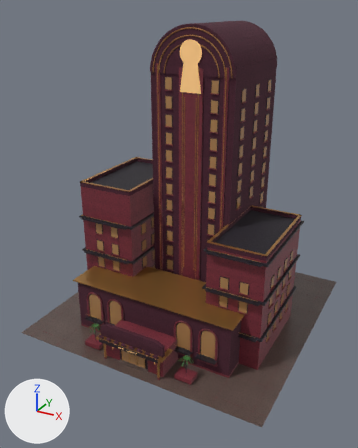
The glTF model game/assets/desert-dreams-3d/258-blender.glb: old version first, new version second.
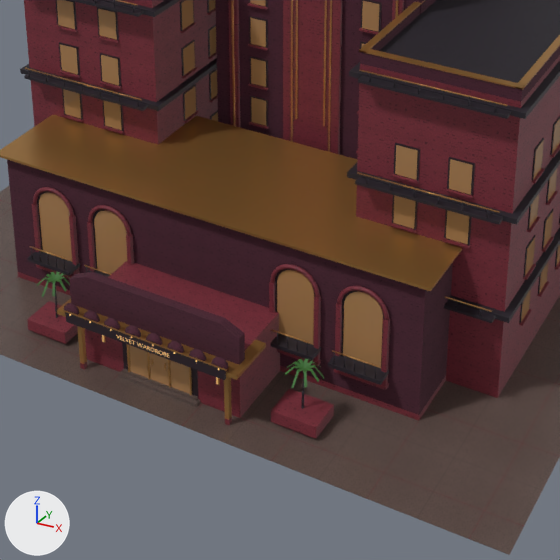
Old and new are each drawn whole from a 50 mm lens placed at (51.4, -100.7, 73.2), pointed at (-1.1, -5.3, 25.5) and again close up on the part from 21% to 78% of the width and 50% to 96% of the height. Arrows for +X, +Y and +Z are at lower left; the lights stay in place. The first two pictures are the older version. Objects named as collision shapes, trigger or cutter boxes, shadow casters or lower levels of detail are left out.

Script lines for the objects in view, before the commit:
```python
me_velvet_carpet = bpy.data.meshes.new('velvet carpet')
me_velvet_carpet.from_pydata(...)  # 342 vertices, 620 faces; spans x -23.0..24.5, y -30.2..19.8, z 0.6..70.0
me_velvet_carpet.materials.append(mat_carpet___brick)
me_velvet_glass = bpy.data.meshes.new('velvet glass')
me_velvet_glass.from_pydata(...)  # 1712 vertices, 2612 faces; spans x -23.1..24.6, y -28.1..19.6, z 0.6..59.3
me_velvet_glass.materials.append(mat_resort_glass)  # brown #ac8053
me_velvet_wardrobe = bpy.data.meshes.new('Velvet Wardrobe')
me_velvet_wardrobe.from_pydata(...)  # 1064 vertices, 2100 faces; spans x -2.51..2.5, y -30.24..-30.22, z 5.52..5.9
me_velvet_wardrobe.materials.append(mat_resort_lamp)  # beige #eab879, glowing brown #927249
ob_original_resort_lettering = bpy.data.objects.new('Original resort lettering', me_velvet_wardrobe)
ob_original_resort_lettering.location = (0.0, 0.0, 0.0)
ob_velvet_carpet = bpy.data.objects.new('velvet carpet', me_velvet_carpet)
ob_velvet_carpet.location = (0.0, 0.0, 0.0)
ob_velvet_glass = bpy.data.objects.new('velvet glass', me_velvet_glass)
ob_velvet_glass.location = (0.0, 0.0, 0.0)
# also in view: 'velvet stone' at (0.0, 0.0, 31.0); 'velvet roof' at (0.8, -3.0, 30.6); 'velvet wood' at (0.8, -8.0, 14.0); 'velvet foliage' at (0.1, -26.0, 5.0); 'velvet sign' at (0.8, -5.3, 29.9)
```
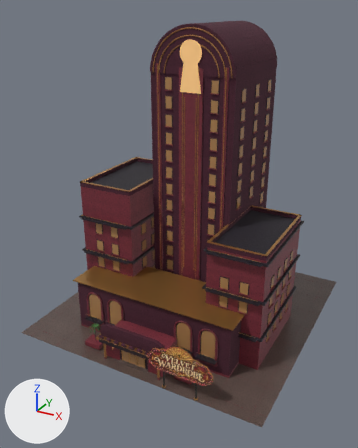
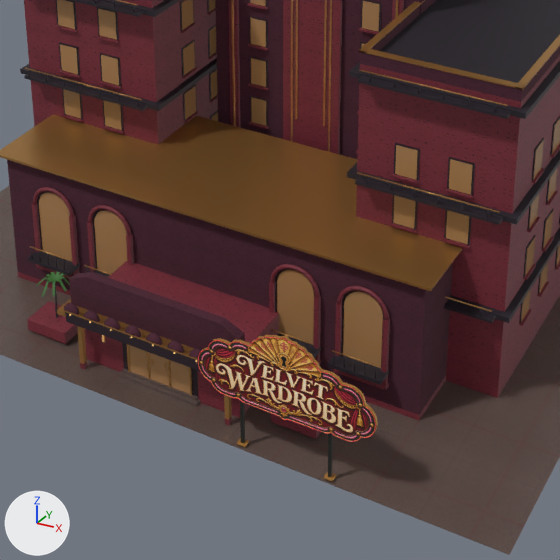
Where the change shows, as pixel boxes (x1, y1, x2, y2) in the close-ups (560 x 560 px):
'CasinoLogo258', added: after (198, 334, 378, 481)
    faces in mat_sign_logo_letters: (198, 336, 376, 441)
    faces in mat_sign_logo_metal (orange #c18d47): (201, 334, 378, 481)
    faces in mat_sign_logo_case (dark grey #343632): (240, 401, 333, 477)
    faces in mat_sign_logo_neon_a (red #ff385e): (198, 337, 376, 442)
'Original resort lettering', deleted: before (116, 335, 169, 358)

Edits to the bpy script that builds the scene:
```text
Add img_258_color:
    img_258_color = load_image('258-color', '_unpacked/258-color', 1024, 512, 'sRGB')
Add img_258_light:
    img_258_light = load_image('258-light', '_unpacked/258-light', 1024, 512, 'sRGB')
Add mat_sign_logo_case:
    mat_sign_logo_case = principled_material('sign_logo_case')
    mat_sign_logo_case.base_color = (0.0343, 0.0369, 0.0319)  # dark grey #343632
    mat_sign_logo_case.metallic = 0.6
    mat_sign_logo_case.roughness = 0.52
Add mat_sign_logo_letters:
    mat_sign_logo_letters = bpy.data.materials.new('sign_logo_letters')
    # uses the picture img_258_color
    # uses the picture img_258_light
Add mat_sign_logo_metal:
    mat_sign_logo_metal = principled_material('sign_logo_metal')
    mat_sign_logo_metal.base_color = (0.533, 0.266, 0.063)  # orange #c18d47
    mat_sign_logo_metal.metallic = 0.55
    mat_sign_logo_metal.roughness = 0.52
Add mat_sign_logo_neon_a:
    mat_sign_logo_neon_a = principled_material('sign_logo_neon_a')
    mat_sign_logo_neon_a.base_color = (1.0, 0.0395, 0.112)  # red #ff385e
    mat_sign_logo_neon_a.metallic = 0.05
    mat_sign_logo_neon_a.roughness = 0.52
    mat_sign_logo_neon_a.emission_color = (1.0, 0.0395, 0.112)  # red #ff385e
    mat_sign_logo_neon_a.emission_strength = 0.035
Add me_shaped_metal_cabinet_030:
    me_shaped_metal_cabinet_030.from_pydata(...)  # 550 vertices, 1004 faces; spans x 5.51..20.5, y -30.89..-30.24, z 0.25..11.75
    # faces by material slot: [316, 72, 592, 24]
    me_shaped_metal_cabinet_030.materials.append(mat_sign_logo_metal)  # orange #c18d47
    me_shaped_metal_cabinet_030.materials.append(mat_sign_logo_letters)
    me_shaped_metal_cabinet_030.materials.append(mat_sign_logo_neon_a)  # red #ff385e
    me_shaped_metal_cabinet_030.materials.append(mat_sign_logo_case)  # dark grey #343632
Remove ob_original_resort_lettering:
    ob_original_resort_lettering = bpy.data.objects.new('Original resort lettering', me_velvet_wardrobe)
    ob_original_resort_lettering.location = (0.0, 0.0, 0.0)
Add ob_casinologo258:
    ob_casinologo258 = bpy.data.objects.new('CasinoLogo258', me_shaped_metal_cabinet_030)
    ob_casinologo258.location = (0.0, 0.0, 0.0)
```
